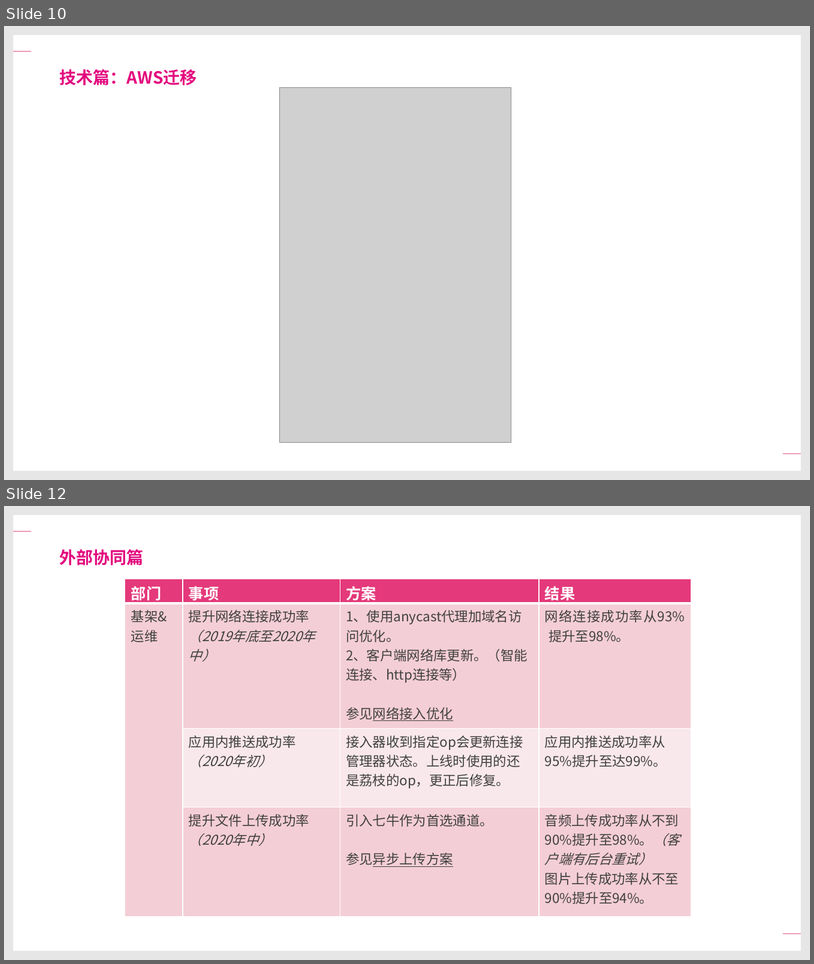
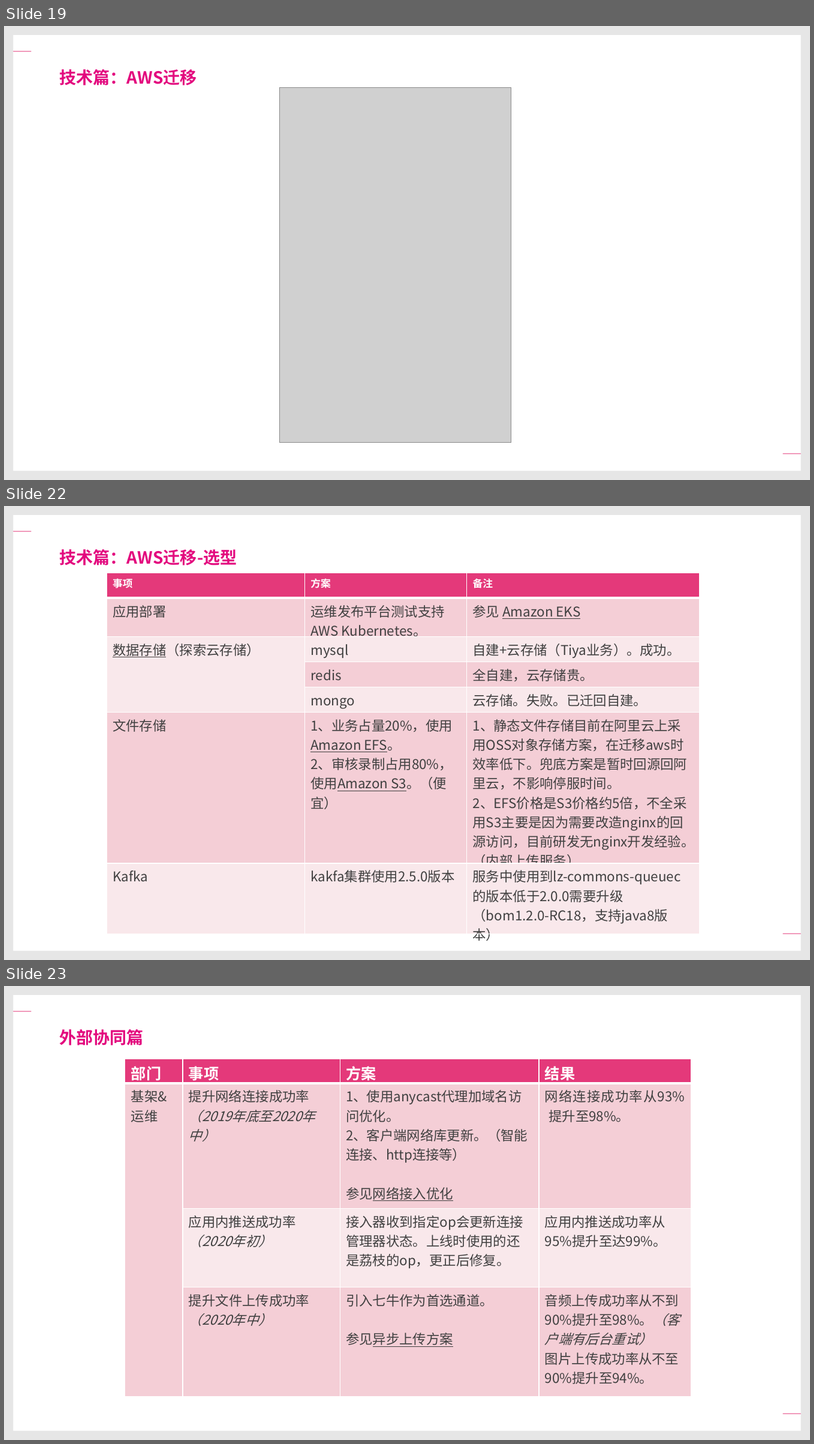
Before and after one commit to xiejuntao/growth, a slide deck: Review/TIYA服务这三年.pptx. Shown one above the other, each under a label of ours: slides 10 and 12 before the commit, slides 19, 22 and 23 after it; the slides between them are not shown. The pictures are 814x964 and 814x1444 pixels, drawn with LibreOffice and Linux fonts; fonts in the diff are those of the drawing; grey boxes stand for pictures; background and template pictures are left out. Boxes give left, top, right and bottom in pixels: in the first picture for what was removed or moved away, otherwise in the second. Text is boxed around its words. In the diff, an @@ line names an element or a change of style, - is before the commit and + after.

Commit message:
'信'

```diff
--- a/Review/TIYA服务这三年.pptx
+++ b/Review/TIYA服务这三年.pptx
@@ slide 22 added at box(4, 506, 810, 960), background #FFFFFF; not listed: 6 template elements that a slide beside it also shows @@
@@ text added at box(60, 549, 237, 565), 20 pt, text #E3097E, bold @@
+技术篇：AWS迁移-选型
@@ table added at box(107, 573, 700, 926), 7 rows, 3 columns @@
+事项 | 方案 | 备注
+应用部署 | 运维发布平台测试支持AWS Kubernetes。 | 参见 Amazon EKS
+数据存储（探索云存储） | mysql | 自建+云存储（Tiya业务）。成功。
+ | redis | 全自建，云存储贵。
+ | mongo | 云存储。失败。已迁回自建。
+文件存储 | 1、业务占量20%，使用Amazon EFS。 / 2、审核录制占用80%，使用Amazon S3。（便宜） | 1、静态文件存储目前在阿里云上采用OSS对象存储方案，在迁移aws时效率低下。兜底方案是暂时回源回阿里云，不影响停服时间。 / 2、EFS价格是S3价格约5倍，不全采用S3主要是因为需要改造nginx的回源访问，目前研发无nginx开发经验。（内部上传服务）
+Kafka | kakfa集群使用2.5.0版本 | 服务中使用到lz-commons-queuec的版本低于2.0.0需要升级（bom1.2.0-RC18，支持java8版本）
@@ what was slide 10 is now slide 19 @@
@@ what was slide 12 is now slide 23 @@
```
Also in this commit, not shown: 1 slide changed, 10 other slides added.
